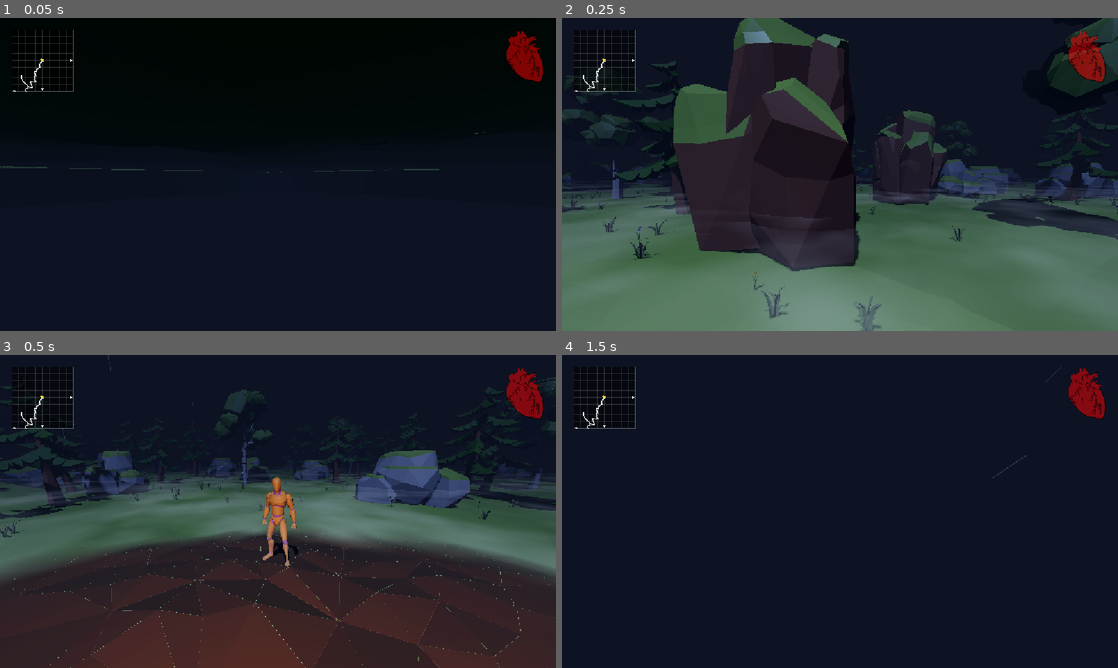
Above: before the commit, frames 1-4 (two rows, left to right).
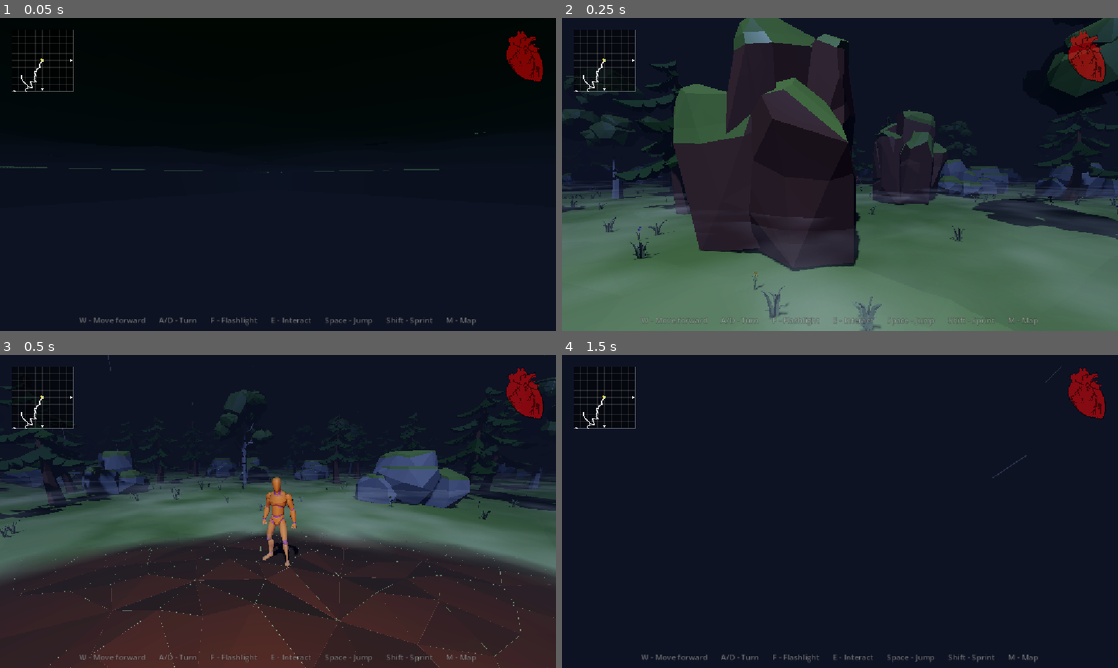
Above: after the commit, the same moments.

Repository: nglewis33/GodotWildJam
Game: Godot game, scene res://scenes/levels/test.tscn
Same seed, same stepped clock (60 frames per second), same inputs: the game is played once before the commit and once after it.
Inputs (mouse positions are in pixels of both pictures, inside the frame that each line leads up to):
- Up to frame 1 (0.05 s): no input
- Up to frame 2 (0.25 s): no input
- Up to frame 3 (0.5 s): no input
- Up to frame 4 (1.5 s): tap Enter at 0.5 s; move the mouse to (867, 511) at 0.52 s; hold W from 0.53 s (still down); tap Q at 0.6 s; tap Space at 0.77 s; move the mouse to (812, 511) at 1.27 s; tap R at 1.35 s

The runs differ from the first frame. In frame 1, 0.4% of the frame differs, in the area x 14-86%, y 95-98%; in frame 2, 0.1%; in frame 3, 0.3%; in frame 4, 0.4%.

Commit message:
Fog lift fades in, camera returns to NPC, NPC steps forward when standing, cutscene lock, controls hint in test
Co-Authored-By: Claude Sonnet 5.5 <noreply@anthropic.com>
Claude-Session: https://claude.ai/code/session_013AyY7Mrk6f1mmX5utg9nye

Diff:
--- a/scenes/levels/test.tscn
+++ b/scenes/levels/test.tscn
@@ -41,6 +41,7 @@
 [ext_resource type="PackedScene" path="res://scenes/npc/NPC.tscn" id="75_npc"]
 [ext_resource type="Script" uid="uid://vth086a3vtir" path="res://scripts/ui/minimap.gd" id="80_minimap"]
 
+[ext_resource type="Script" path="res://scripts/ui/controls_hint.gd" id="95_hints"]
 [sub_resource type="Resource" id="Resource_ff7wo"]
 script = ExtResource("6_0w447")
 scene = ExtResource("7_s3ppv")
@@ -236,3 +237,6 @@
 path_generator = NodePath("../PathGenerator")
 ravine = NodePath("../Ravine")
 reveal_all = true
+
+[node name="ControlsHint" type="CanvasLayer" parent="."]
+script = ExtResource("95_hints")
--- a/scripts/npc/npc.gd
+++ b/scripts/npc/npc.gd
@@ -6,6 +6,8 @@
 @export var idle_animation := "Sitting_Idle"
 @export var talk_animation := "Sitting_Talking"
 @export var blend := 0.3
+## When standing up he steps this far forward (away from the log).
+@export var stand_forward := 0.45
 @export var auto_talk := true
 @export var idle_time_min := 4.0
 @export var idle_time_max := 10.0
@@ -34,6 +36,9 @@
 ## Gets up from the log: stops the sitting animations and stands idle.
 func stand_up(stand_animation := "Idle") -> void:
 	auto_talk = false
+	if stand_forward > 0.0:
+		var to := global_position + global_transform.basis.z * stand_forward
+		create_tween().tween_property(self, "global_position", to, 0.5)
 	if _ap and _ap.has_animation(stand_animation):
 		_ap.get_animation(stand_animation).loop_mode = Animation.LOOP_LINEAR
 		_ap.play(stand_animation, blend)
--- a/scripts/signs/sign_post.gd
+++ b/scripts/signs/sign_post.gd
@@ -51,7 +51,7 @@
 
 
 func _process(delta: float) -> void:
-	if _busy or get_tree().paused or _read:
+	if _busy or get_tree().paused or _read or Cutscene.busy():
 		return
 	var player := get_tree().get_first_node_in_group("player") as Node3D
 	if player == null:
@@ -66,7 +66,7 @@
 
 
 func _unhandled_input(event: InputEvent) -> void:
-	if not (reread_with_e and _read) or _busy or get_tree().paused:
+	if not (reread_with_e and _read) or _busy or get_tree().paused or Cutscene.busy():
 		return
 	if event is InputEventKey and event.pressed and not event.echo and event.keycode == KEY_E:
 		var player := get_tree().get_first_node_in_group("player") as Node3D
@@ -81,9 +81,11 @@
 
 func _run_cutscene(player: Node3D) -> void:
 	_busy = true
+	Cutscene.begin()
 	var cam := get_viewport().get_camera_3d()
 	if cam == null:
 		_busy = false
+		Cutscene.finish()
 		return
 	get_tree().paused = true
 	var sign_node := get_parent() as Node3D
@@ -110,6 +112,7 @@
 	get_tree().paused = false
 	_read = true
 	_busy = false
+	Cutscene.finish()
 	if feature:
 		feature.apply(get_tree().current_scene)
 	finished.emit()
--- /dev/null
+++ b/scripts/story/cutscene.gd
@@ -0,0 +1,22 @@
+class_name Cutscene
+extends RefCounted
+## Tracks whether a cutscene or dialogue is running, so other interactions
+## (reading a sign, talking to someone) stay off until it's over.
+
+static var depth := 0
+
+
+static func begin() -> void:
+	depth += 1
+
+
+static func finish() -> void:
+	depth = maxi(depth - 1, 0)
+
+
+static func busy() -> bool:
+	return depth > 0
+
+
+static func reset() -> void:
+	depth = 0
--- a/scripts/story/prologue.gd
+++ b/scripts/story/prologue.gd
@@ -28,6 +28,11 @@
 ## On: you begin in pitch blackness and loop back to camp first.
 @export var start_with_dark_walk := false
 @export var talk_distance := 4.0
+
+@export_group("Fog Lift")
+## The fog briefly thickens to this as the forest appears, then thins out over lift_time.
+@export var lift_peak_density := 0.3
+@export var lift_time := 6.0
 
 @export_group("Loop")
 ## Leave this radius around the fire in the dark and you wake up at camp again.
@@ -54,6 +59,11 @@
 @export var sign_view_height := 1.1
 @export var sign_look_height := 1.1
 
+@export_group("Stranger Camera")
+@export var npc_view_distance := 3.0
+@export var npc_view_height := 1.5
+@export var npc_look_height := 1.4
+
 @export_group("Dialogue")
 @export_multiline var line_greeting := "Thank the heavens! Someone else is here to share in my misery. I have been lost in these woods for quite an age..."
 @export_multiline var line_path := "You see that path? Whenever I try to follow the path, something nefarious always stops me from continuing, and I must return to this here camp"
@@ -76,6 +86,7 @@
 
 
 func _ready() -> void:
+	Cutscene.reset()
 	process_mode = Node.PROCESS_MODE_ALWAYS # keeps running during the sign cutscene's pause
 	_dialogue = DialogueBox.new()
 	add_child(_dialogue)
@@ -174,7 +185,7 @@
 
 
 func _unhandled_input(event: InputEvent) -> void:
-	if not _waiting_for_talk or get_tree().paused:
+	if not _waiting_for_talk or get_tree().paused or Cutscene.busy():
 		return
 	if event is InputEventKey and event.pressed and not event.echo and event.keycode == KEY_E:
 		var d := player.global_position - camp.npc.global_position
@@ -214,6 +225,7 @@
 
 func _stranger_scene() -> void:
 	var npc := camp.npc
+	Cutscene.begin()
 	_set_player_input(false)
 	npc.auto_talk = false
 	npc.set_talking(true)
@@ -232,6 +244,7 @@
 	_show_hint("Press F to use the flashlight")
 	_set_player_input(true)
 	_waiting_for_sign = true
+	Cutscene.finish()
 
 
 ## Camera spot and look-at point for staring down the path.
@@ -256,6 +269,18 @@
 	return route[route.size() - 1]
 
 
+## Camera spot and look-at point for facing the stranger (from the player's side).
+func _npc_view() -> Array:
+	var np := camp.npc.global_position
+	var to_player := player.global_position - np
+	to_player.y = 0.0
+	to_player = to_player.normalized()
+	var side := Vector3.UP.cross(to_player)
+	var pos := np + to_player * npc_view_distance + side * 0.6
+	pos.y = np.y + npc_view_height
+	return [pos, np + Vector3.UP * npc_look_height]
+
+
 ## Camera spot (in front of the sign) and look-at point for reading it.
 func _sign_view() -> Array:
 	var sp := _sign.global_position
@@ -290,12 +315,18 @@
 	var d1 := atmosphere.fog_density
 	var c0 := dark_color
 	var c1 := atmosphere.fog_color
-	tw.tween_method(func(t: float): atmosphere.set_fog(lerpf(d0, d1, t), c0.lerp(c1, t)), 0.0, 1.0, 4.0)
-	_set_world_hidden(false)
-	atmosphere.set_mist_visible(true)
-	_set_node_shown(minimap, true)
+	# The forest appears hidden inside a thicker fog, then the fog slowly thins.
+	var fw := create_tween().set_pause_mode(Tween.TWEEN_PAUSE_PROCESS)
+	fw.tween_method(func(t: float): atmosphere.set_fog(lerpf(d0, lift_peak_density, t), c0), 0.0, 1.0, 0.8)
+	fw.tween_callback(func():
+		_set_world_hidden(false)
+		atmosphere.set_mist_visible(true)
+		_set_node_shown(minimap, true))
+	fw.set_trans(Tween.TRANS_SINE).set_ease(Tween.EASE_IN_OUT)
+	fw.tween_method(func(t: float): atmosphere.set_fog(lerpf(lift_peak_density, d1, t), c0.lerp(c1, t)), 0.0, 1.0, lift_time)
 	await tw.finished
-	await get_tree().create_timer(0.6).timeout
+	await fw.finished
+	await get_tree().create_timer(0.4).timeout
 
 
 func on_first_sign_done() -> void:
@@ -306,14 +337,19 @@
 
 
 func _after_sign() -> void:
+	Cutscene.begin()
 	_set_player_input(false)
 	var npc := camp.npc
 	npc.stand_up()
 	npc.face(player.global_position)
-	await get_tree().create_timer(1.0).timeout
+	var nv := _npc_view()
+	await camera.fly_to(nv[0], nv[1], 2.0)
+	await get_tree().create_timer(0.5).timeout
 	var choice := await _dialogue.ask(line_after, answers)
 	print("Prologue: answered option ", choice)
+	await camera.release(1.6)
 	_set_player_input(true)
+	Cutscene.finish()
 	part_finished.emit()
 
 
--- /dev/null
+++ b/scripts/ui/controls_hint.gd
@@ -0,0 +1,35 @@
+class_name ControlsHint
+extends CanvasLayer
+## Faint key reminders laid across the bottom of the screen.
+
+@export_range(0.0, 1.0) var opacity := 0.4
+@export var font_size := 16
+@export var bottom_margin := 8.0
+@export var hints: Array[String] = [
+	"W - Move forward", "A/D - Turn", "F - Flashlight", "E - Interact",
+	"Space - Jump", "Shift - Sprint", "M - Map",
+]
+
+
+func _ready() -> void:
+	layer = 10
+	var row := HBoxContainer.new()
+	row.alignment = BoxContainer.ALIGNMENT_CENTER
+	row.add_theme_constant_override("separation", 28)
+	row.anchor_left = 0.0
+	row.anchor_right = 1.0
+	row.anchor_top = 1.0
+	row.anchor_bottom = 1.0
+	row.offset_top = -(font_size + 12 + bottom_margin)
+	row.offset_bottom = -bottom_margin
+	row.mouse_filter = Control.MOUSE_FILTER_IGNORE
+	row.modulate.a = opacity
+	for h in hints:
+		var l := Label.new()
+		l.text = h
+		l.add_theme_font_size_override("font_size", font_size)
+		l.add_theme_color_override("font_color", Color.WHITE)
+		l.add_theme_color_override("font_outline_color", Color.BLACK)
+		l.add_theme_constant_override("outline_size", 4)
+		row.add_child(l)
+	add_child(row)
--- a/scripts/ui/dialogue_box.gd
+++ b/scripts/ui/dialogue_box.gd
@@ -116,6 +116,7 @@
 
 
 func _present(text: String) -> void:
+	Cutscene.begin()
 	_label.text = text
 	_label.visible_characters = 0
 	_label.position.y = 0.0
@@ -148,6 +149,7 @@
 
 
 func _close() -> void:
+	Cutscene.finish()
 	_mode = Mode.IDLE
 	visible = false
 	closed.emit()
@@ -209,6 +211,8 @@
 		get_viewport().set_input_as_handled() # keeps Esc from toggling the pause menu
 		return
 	var is_e: bool = event.physical_keycode == KEY_E
+	if is_e:
+		get_viewport().set_input_as_handled() # E never leaks to other interactions
 	if _mode == Mode.WAIT and is_e:
 		get_viewport().set_input_as_handled()
 		_advance.emit()
